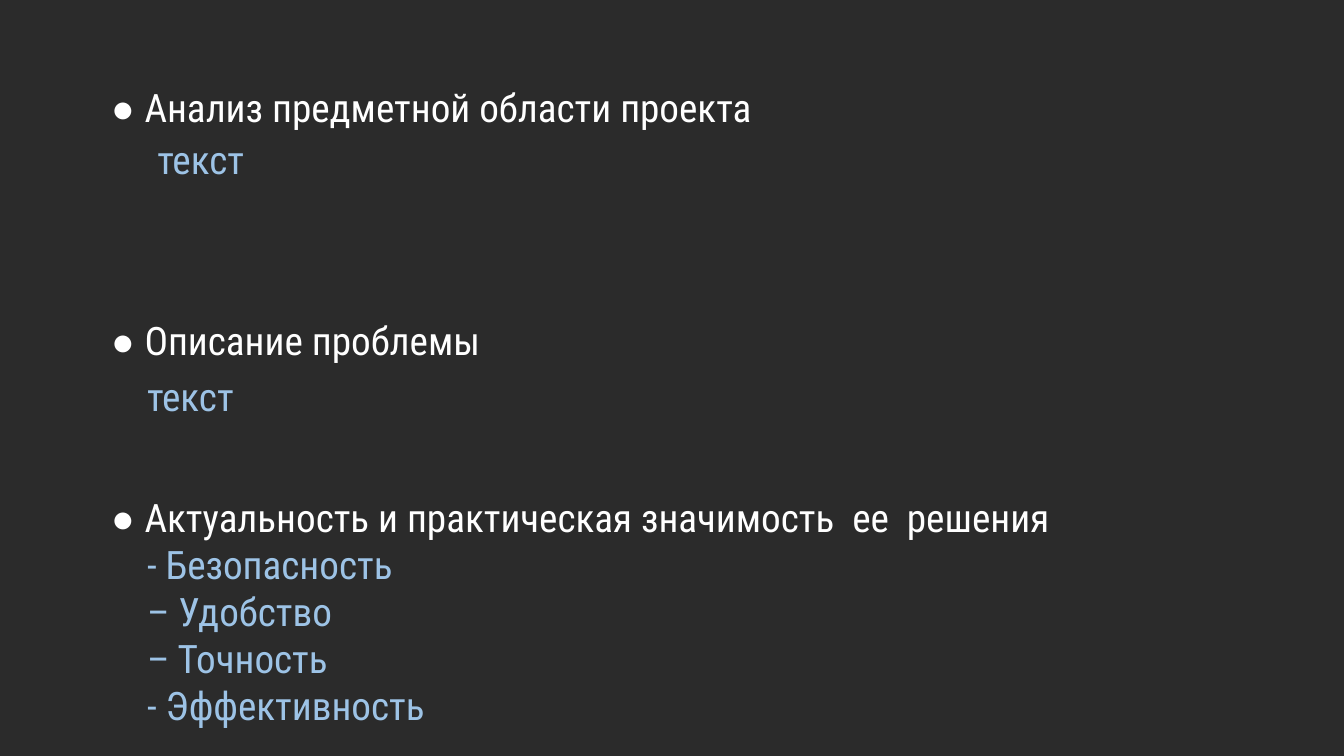
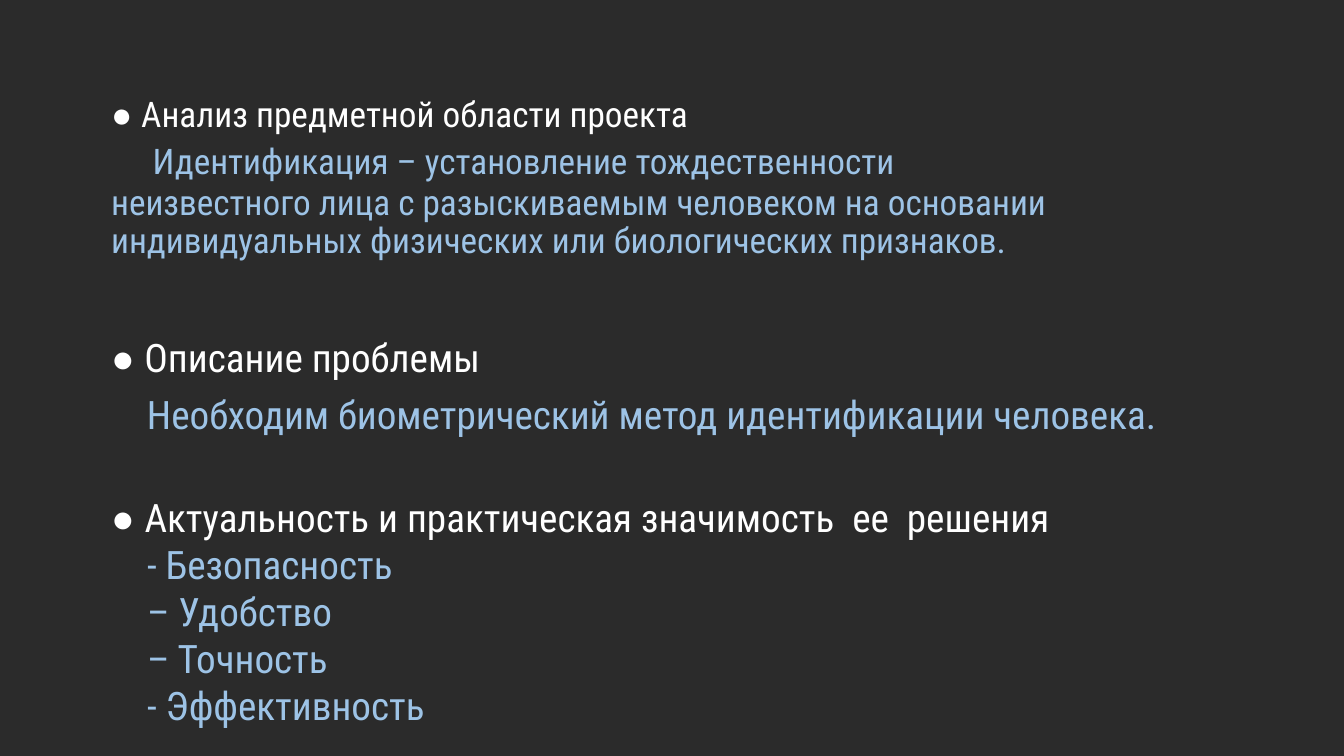
Before and after one commit to kemper0110/face-recog, a slide deck: slide 2 of presentation.pptx. Drawn at 1344x756 pixels with LibreOffice and Linux fonts; fonts in the diff are those of the drawing; background and template pictures are left out; a plain dark background stands for a picture behind light text. Boxes give left, top, right and bottom in pixels: in the first picture for what was removed or moved away, otherwise in the second. Text is boxed around its words. In the diff, an @@ line names an element or a change of style, - is before the commit and + after.

```diff
--- a/presentation.pptx
+++ b/presentation.pptx
@@ title at <box>111,100,1046,261</box>: text changed; size 28 to 25.2 pt; text colour #FFFFFF to #9DC3E6 @@
-● Анализ предметной области проекта
-текст
+● Анализ предметной области проекта
+Идентификация – установление тождественности неизвестного лица с разыскиваемым человеком на основании индивидуальных физических или биологических признаков.
@@ text at <box>147,399,1156,437</box>: text changed @@
-текст
+Необходим биометрический метод идентификации человека.
```
Also in this commit, not shown: 1 other slide changed, 3 slides added, 9 other files.
